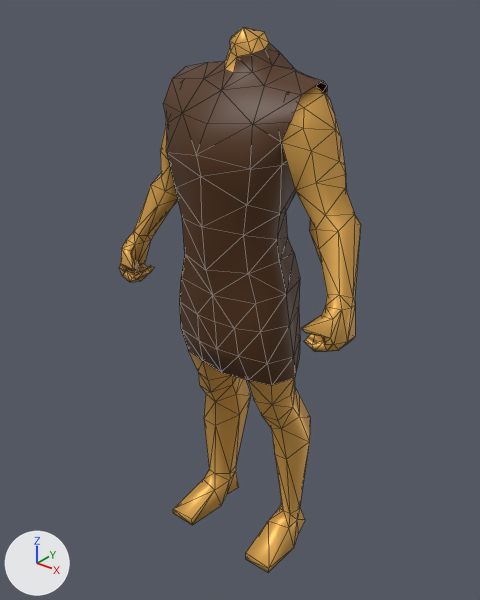
A saved change to the COLLADA model binaries/data/mods/public/art/animation/biped/rider/cavalry/spearman/idle_2h.dae.
Rendered twice from a camera (50 mm lens) standing at (2.64, -3.32, 4.12) and looking at (-0.04, 0.03, 2.04). Every picture has the same lights, and +X, +Y and +Z are marked at lower left. Mesh edges are drawn as thin lines.

In view in the first picture: 'm_armor_tunic_short'.
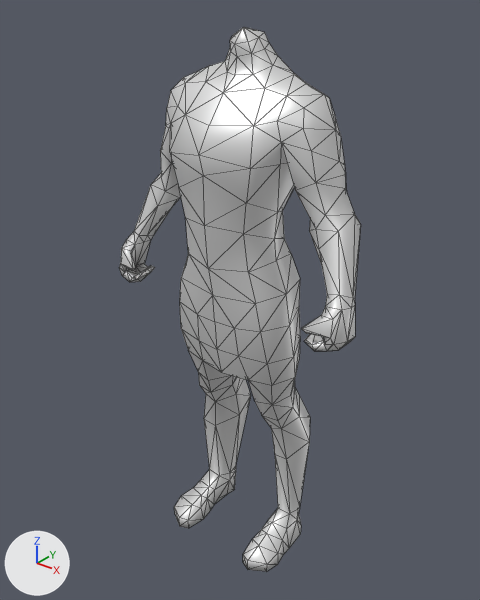
Location of each change, [x1, y1, x2, y2] in pixels of the pictures (480 x 600 px; the box of a moved part takes in the faces that stretch with it):
'm_armor_tunic_short', reshaped: before [119, 27, 361, 573]; after [119, 27, 361, 572]
part 1 of me_cube_010, moved or reshaped: [160, 52, 336, 304] in both
part 2 of me_cube_010, built on: before [173, 425, 305, 573]; after [174, 425, 301, 572]
part 3 of me_cube_010, recoloured (brown to white): [180, 43, 300, 386] in both
part 4 of me_cube_010, recoloured (brown to white): [119, 27, 361, 519] in both

Diff of the bpy script that builds the scene:
```diff
--- a/binaries/data/mods/public/art/animation/biped/rider/cavalry/spearman/idle_2h.dae.py
+++ b/binaries/data/mods/public/art/animation/biped/rider/cavalry/spearman/idle_2h.dae.py
@@ mat_skin_001 @@
+mat_skin_001 = principled_material('Skin.001')
+mat_skin_001.base_color = (0.8, 0.8, 0.8)  # white #e7e7e7
+mat_skin_001.metallic = 0.5
@@ me_cube_010 @@
 # used by ob_m_armor_tunic_short; location = (0.0, 0.0, 0.0)
-me_cube_010.from_pydata(...)  # 391 vertices, 752 faces; spans x -0.96..0.96, y -0.43..0.4, z 0.0..3.85
+me_cube_010.from_pydata(...)  # 423 vertices, 836 faces; spans x -0.96..0.96, y -0.41..0.4, z 0.0..3.85
+# me_cube_010 part 1
+# 34 vertices are removed from x -0.53..0.53, y -0.37..0.28, z 2.42..3.58
+# 111 faces are deleted
+# 3 vertices in x -0.23..0.23, y -0.2..-0.09, z 3.52..3.55 move by (0.0, 0.02, -0.02)
+# 3 vertices in x -0.3..0.3, y 0.19..0.31, z 2.58..3.37 move by (0.0, -0.02, 0.0)
+# 39 vertices move from x -0.38..0.38, y -0.43..0.36, z 2.43..3.71 to x -0.36..0.36, y -0.41..0.34, z 2.43..3.7
+# 24 vertices are added at x -0.46..0.46, y -0.35..0.25, z 2.42..3.56
+# 111 new faces join them
+# me_cube_010 part 2
+# 22 vertices are removed from x -0.51..0.51, y -0.3..0.34, z 0.0..0.18
+# 62 faces are deleted
+# 4 vertices move from x -0.36..0.36, y -0.01..0.08, z 0.18..0.26 to x -0.31..0.31, y -0.01..0.08, z 0.18..0.26
+# 64 vertices are added at x -0.51..0.51, y -0.38..0.3, z 0.0..0.2
+# 146 new faces join them
+# me_cube_010 part 3: 137 faces spanning x -0.49..0.49, y -0.41..0.34, z 1.58..3.76 switch from mat_armor (brown #523010) to mat_skin_001 (white #e7e7e7)
+# me_cube_010 part 4: 442 faces spanning x -0.96..0.96, y -0.34..0.4, z 0.14..3.85 switch from mat_skin (orange #e7b056) to mat_skin_001 (white #e7e7e7)
```
